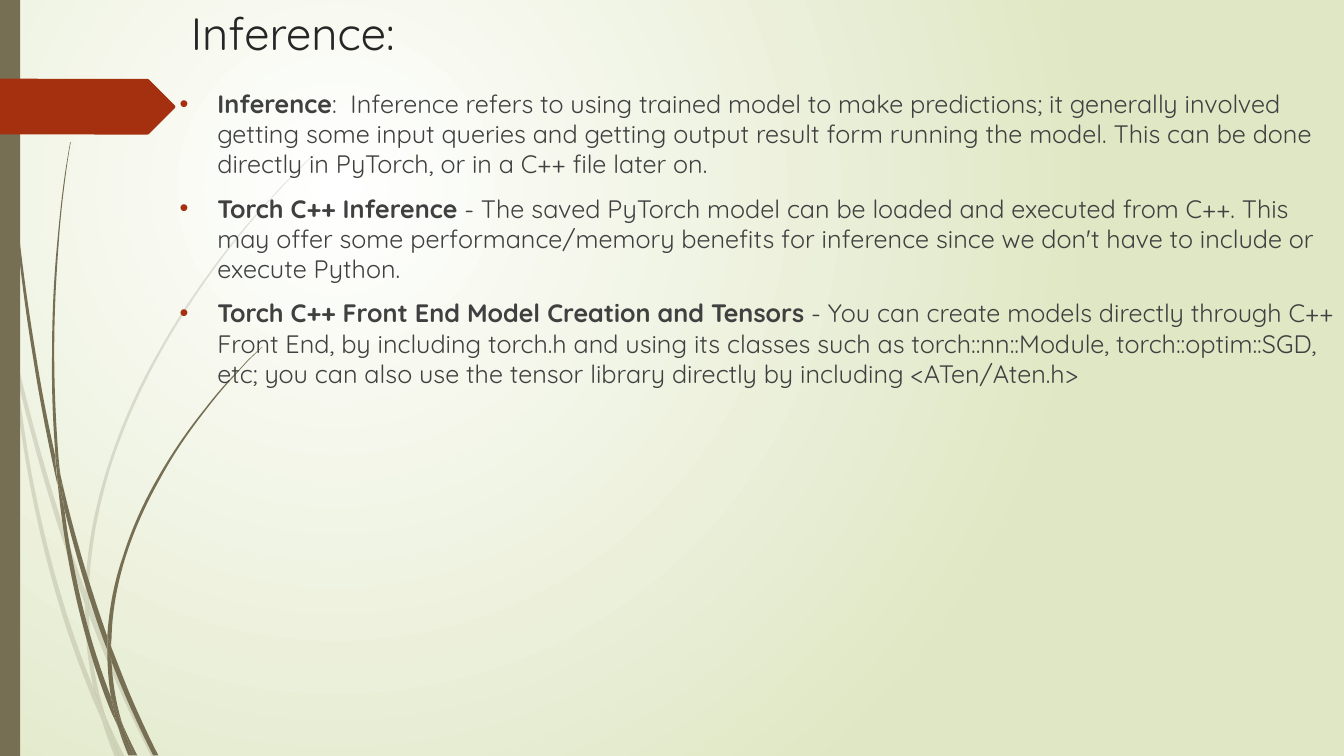
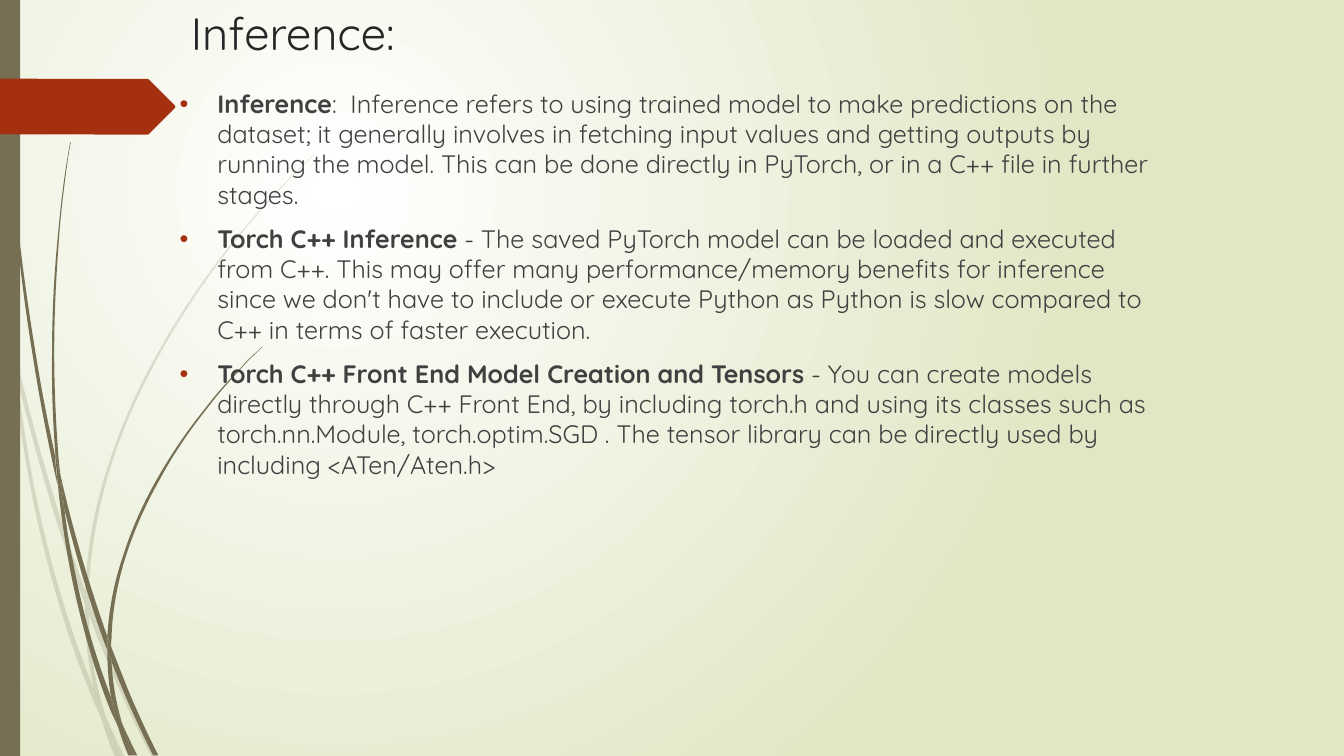
Before and after one commit to DivJAth/OOADPytorch, a slide deck: slide 10 of Grad_Presentation.pptx (slide 9 before the commit). Drawn at 1344x756 pixels with LibreOffice and Linux fonts; fonts in the diff are those of the drawing. Boxes give left, top, right and bottom in pixels: in the first picture for what was removed or moved away, otherwise in the second. Text is boxed around its words. In the diff, an @@ line names an element or a change of style, - is before the commit and + after.

```diff
--- a/Grad_Presentation.pptx
+++ b/Grad_Presentation.pptx
@@ text at (217,94,1148,479): text changed @@
-• Inference: Inference refers to using trained model to make predictions; it generally involved getting some input queries and getting output result form running the model. This can be done directly in PyTorch, or in a C++ file later on.
-• Torch C++ Inference - The saved PyTorch model can be loaded and executed from C++. This may offer some performance/memory benefits for inference since we don't have to include or execute Python.
-• Torch C++ Front End Model Creation and Tensors - You can create models directly through C++ Front End, by including torch.h and using its classes such as torch::nn::Module, torch::optim::SGD, etc; you can also use the tensor library directly by including <ATen/Aten.h>
+• Inference: Inference refers to using trained model to make predictions on the dataset; it generally involves in fetching input values and getting outputs by running the model. This can be done directly in PyTorch, or in a C++ file in further stages.
+• Torch C++ Inference - The saved PyTorch model can be loaded and executed from C++. This may offer many performance/memory benefits for inference since we don't have to include or execute Python as Python is slow compared to C++ in terms of faster execution.
+• Torch C++ Front End Model Creation and Tensors - You can create models directly through C++ Front End, by including torch.h and using its classes such as torch.nn.Module, torch.optim.SGD . The tensor library can be directly used by including <ATen/Aten.h>
```
Also in this commit, not shown: 11 other slides changed, 2 slides added, 3 slides removed.
